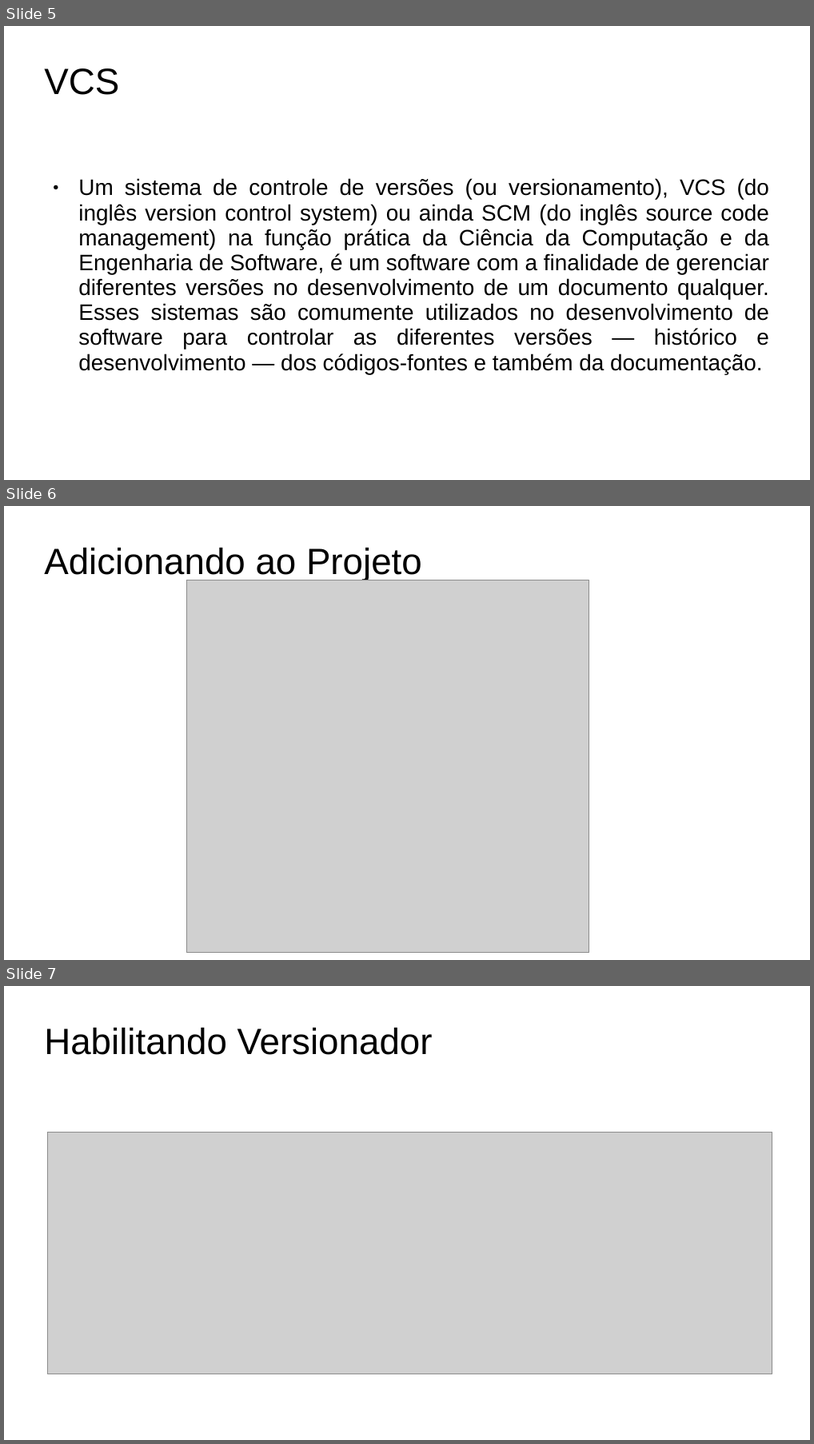
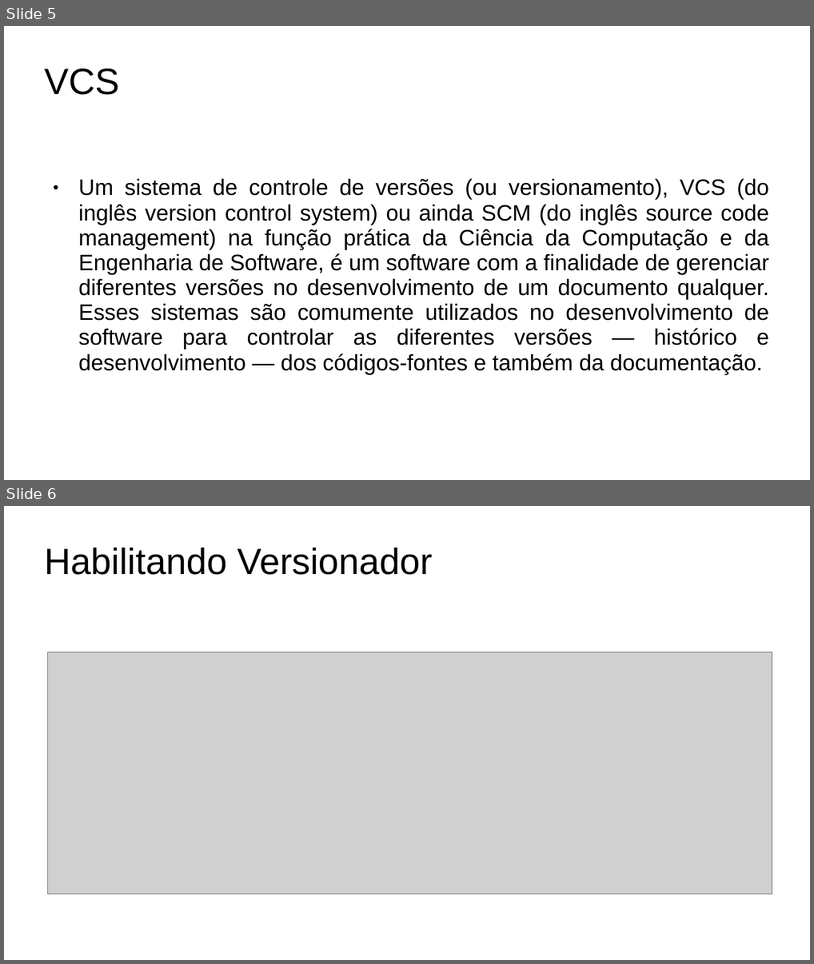
Before and after one commit to vinicius023/AprasentacaoGit, a slide deck: SlidesIntellijWindows.ppt. Shown one above the other, each under a label of ours: slides 5, 6 and 7 before the commit, slides 5 and 6 after it. The pictures are 814x1444 and 814x964 pixels, drawn with LibreOffice and Linux fonts; fonts in the diff are those of the drawing; grey boxes stand for pictures; background and template pictures are left out. Boxes give left, top, right and bottom in pixels: in the first picture for what was removed or moved away, otherwise in the second. Text is boxed around its words. In the diff, an @@ line names an element or a change of style, - is before the commit and + after.

```diff
--- a/SlidesIntellijWindows.ppt
+++ b/SlidesIntellijWindows.ppt
@@ slide 6 removed at [4,506,810,960], background #FFFFFF @@
@@ title removed at [44,548,422,581] @@
-Adicionando ao Projeto
@@ picture removed at [187,580,590,952] @@
@@ what was slide 7 is now slide 6 @@
```
Also in this commit, not shown: 1 slide changed, 5 slides added, 2 other files.
